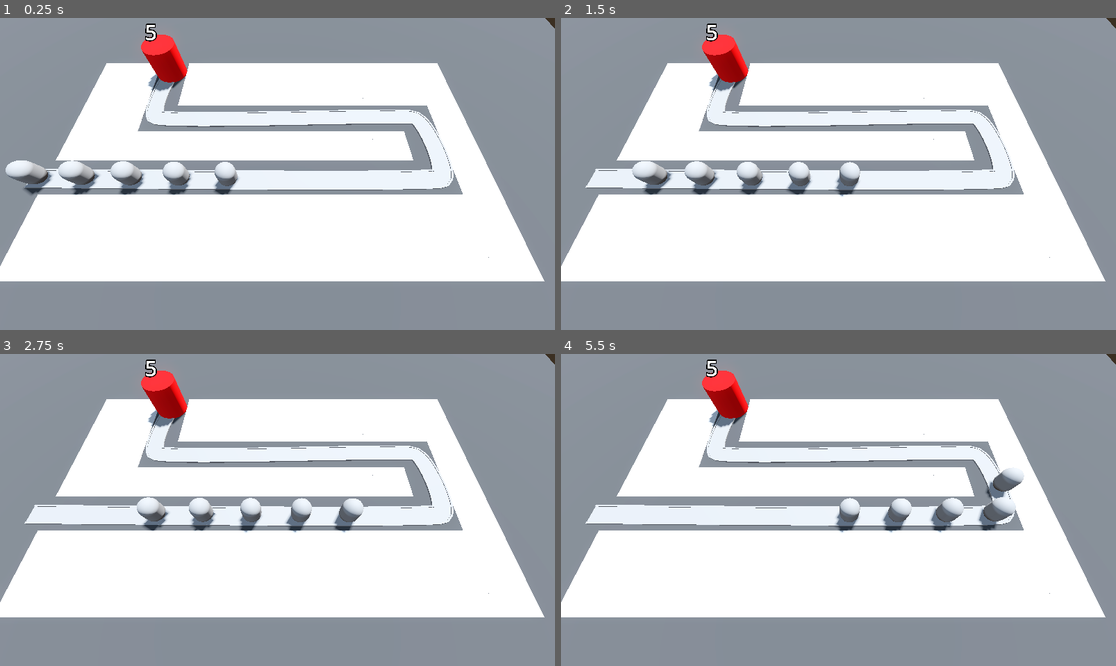
Above: before the commit, frames 1-4 (two rows, left to right).
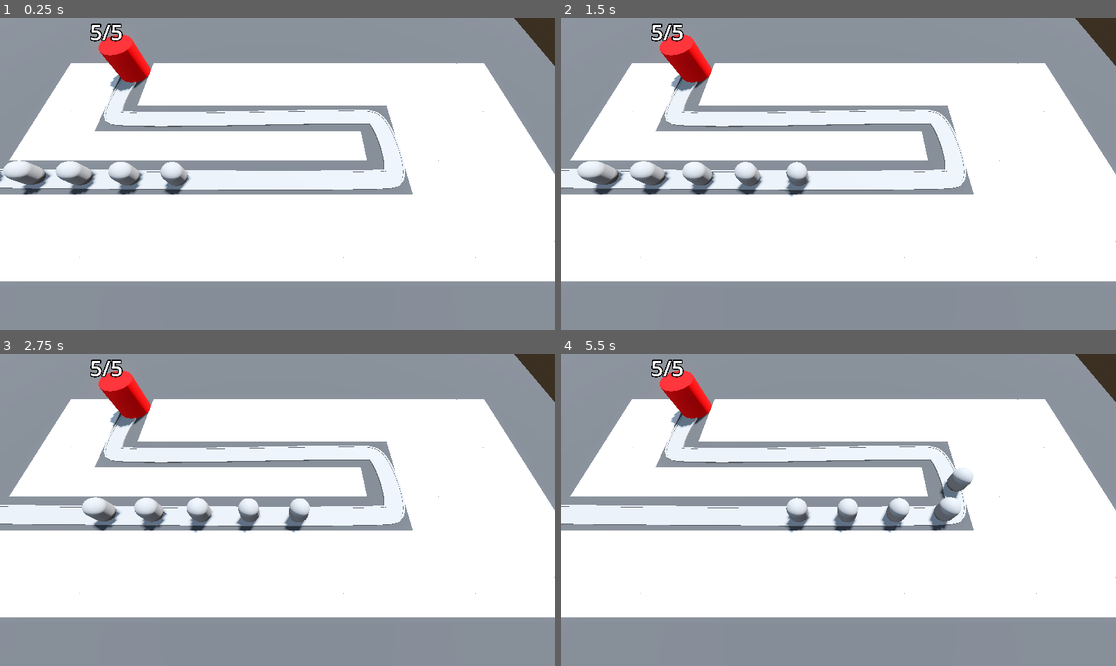
Above: after the commit, the same moments.

Repository: AhmadNasserx/tower-tiles
Game: Godot game, scene res://base_level.tscn
The game is run twice, just before and just after one commit, with the same random seed, the same clock (stepped at 60 frames per second) and the same inputs.
Inputs:
- Up to frame 1 (0.25 s): no input
- Up to frame 2 (1.5 s): no input
- Up to frame 3 (2.75 s): no input
- Up to frame 4 (5.5 s): no input

The runs differ from the first frame. In frame 1, 16% of the frame differs, in the area x 0-100%, y 0-85%; in frame 2, 16%; in frame 3, 16%; in frame 4, 17%.

Commit message:
Text and colors

Diff:
--- a/Base/base.gd
+++ b/Base/base.gd
@@ -5,7 +5,10 @@
 var current_health: int:
 	set(health_in):
 		current_health = health_in
-		label_3d.text = str(current_health)
+		label_3d.text = str(current_health) + "/" + str(max_health)
+		var red = Color.RED
+		var white = Color.WHITE
+		label_3d.modulate = red.lerp(white, float(current_health)/ float(max_health))
 		if current_health < 1:
 			get_tree().reload_current_scene()
 
--- a/base_level.tscn
+++ b/base_level.tscn
@@ -42,14 +42,14 @@
 material = SubResource("StandardMaterial3D_mewc3")
 
 [node name="Camera3D" type="Camera3D" parent="."]
-transform = Transform3D(1, 0, 0, 0, 0.422618, 0.906308, 0, -0.906308, 0.422618, 4.8, 20, 15)
+transform = Transform3D(1, 0, 0, 0, 0.422618, 0.906308, 0, -0.906308, 0.422618, 10, 20, 15)
 
 [node name="GridMap" type="GridMap" parent="."]
 transform = Transform3D(1, 0, 0, 0, 1, 0, 0, 0, 1, 0, -1, 0)
 mesh_library = ExtResource("1_eswxn")
 cell_size = Vector3(4, 2, 4)
 data = {
-"cells": PackedInt32Array(65531, 65533, 0, 65532, 65533, 0,  …(673 unchanged characters)… 0, 0, 65533, 0, 1, 65533, 0, 2, 65533, 0)
+"cells": PackedInt32Array(65531, 65533, 0, 65532, 65533, 0,  …(673 unchanged characters)… 0, 0, 65533, 0, 1, 65533, 0, 2, 65533, 0, 7, 3, 131072, 7, 2, 131072, 7, 1, 131072, 7, 0, 131072, 7, 65535, 131072, 7, 65534, 131072, 7, 65533, 131072, 8, 65533, 131072, 8, 65534, 131072, 8, 0, 131072, 8, 65535, 131072, 8, 1, 131072, 8, 2, 131072, 8, 3, 131072, 9, 65533, 131072, 9, 65534, 131072, 9, 65535, 131072, 9, 0, 131072, 9, 1, 131072, 9, 2, 131072, 9, 3, 131072)
 }
 
 [node name="Path3D" type="Path3D" parent="."]
@@ -107,11 +107,11 @@
 progress = 10.0
 
 [node name="Enemy4" parent="Path3D" instance=ExtResource("2_h8q3e")]
-transform = Transform3D(-0.00830613, 0, -0.999955, 0, 1, 0, 0.999955, 0, -0.00830613, -6.4983, 0, 6.35141)
+transform = Transform3D(-0.00830612, 0, -0.999955, 0, 1, 0, 0.999955, 0, -0.00830612, -6.4983, 0, 6.35141)
 progress = 15.0
 
 [node name="Enemy5" parent="Path3D" instance=ExtResource("2_h8q3e")]
-transform = Transform3D(-0.00677232, 0, -0.999967, 0, 1, 0, 0.999967, 0, -0.00677232, -1.49843, 0, 6.38925)
+transform = Transform3D(-0.00677232, 0, -0.999966, 0, 1, 0, 0.999966, 0, -0.00677232, -1.49843, 0, 6.38925)
 progress = 20.0
 
 [node name="Base" parent="." instance=ExtResource("3_qfv6b")]
Not shown: 4 places in MeshLibraries/SpaceLibrary.tres that only renumber resources
